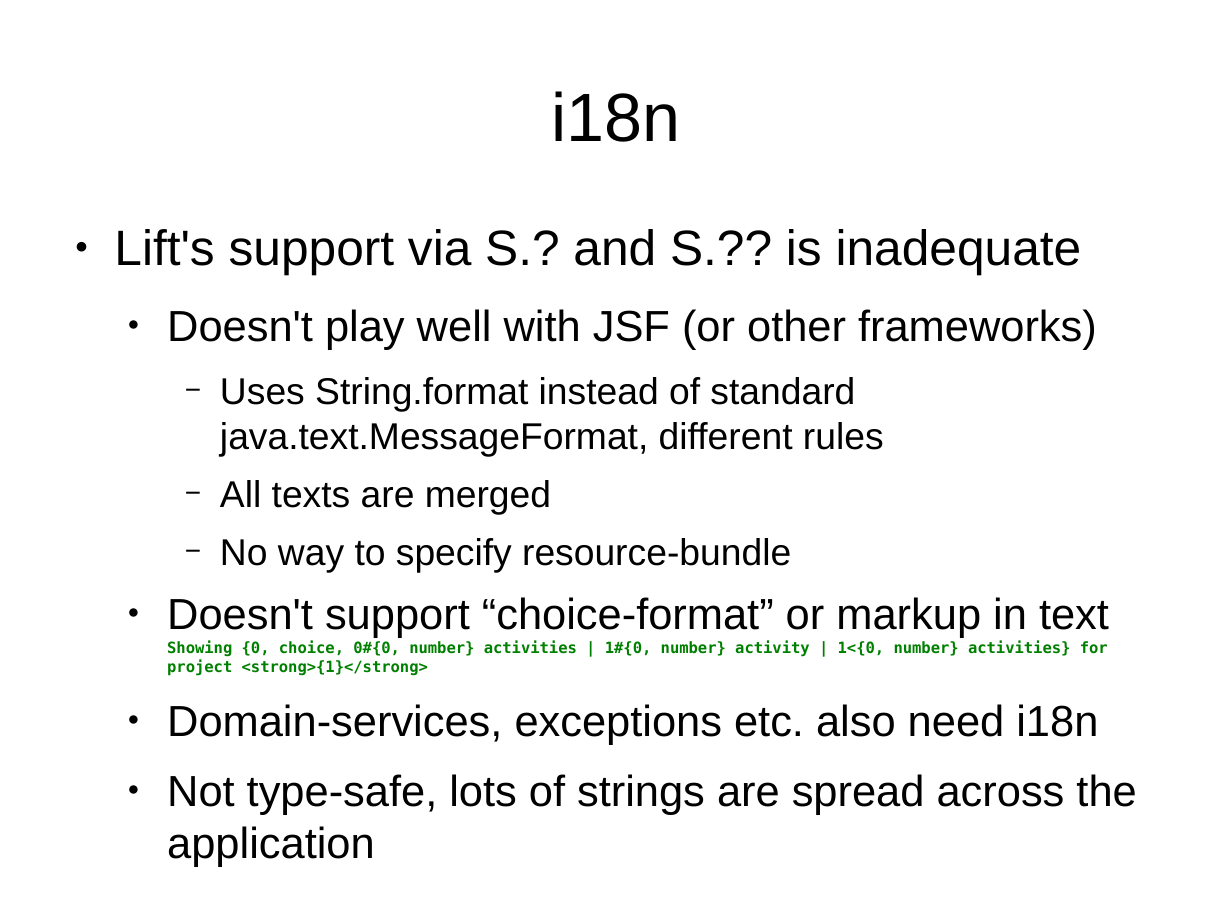
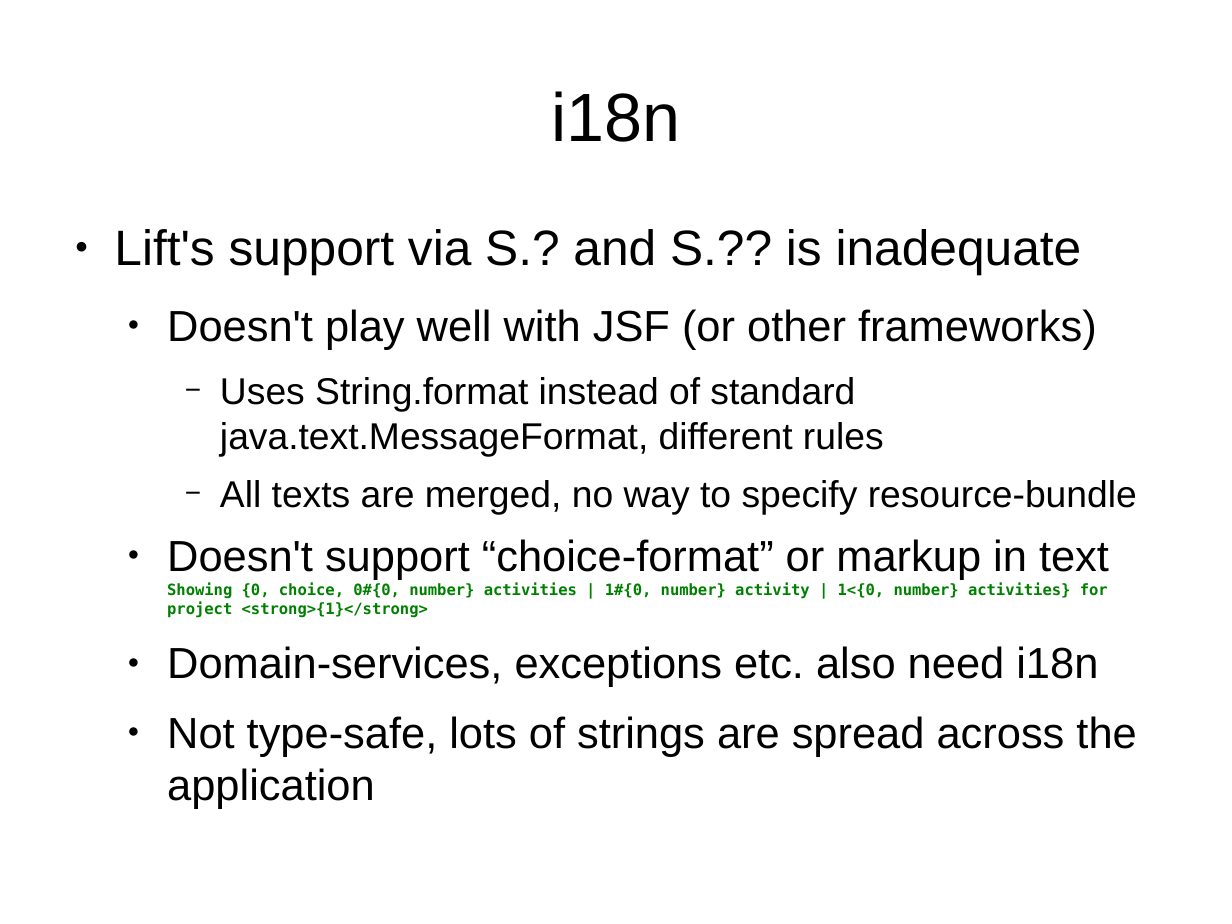
Before and after one commit to andreak/slol-2011, a slide deck: slide 24 of Scala-LiftOff-2011-lift-from-jee-perspective.odp. Drawn at 1232x924 pixels with LibreOffice and Linux fonts; fonts in the diff are those of the drawing. Boxes give left, top, right and bottom in pixels: in the first picture for what was removed or moved away, otherwise in the second. Text is boxed around its words. In the diff, an @@ line names an element or a change of style, - is before the commit and + after.

```diff
--- a/Scala-LiftOff-2011-lift-from-jee-perspective.odp
+++ b/Scala-LiftOff-2011-lift-from-jee-perspective.odp
@@ text at [220,480,1137,515]: text changed @@
-    − All texts are merged
-    − No way to specify resource-bundle
+    − All texts are merged, no way to specify resource-bundle
```
Also in this commit, not shown: 4 other slides changed.
